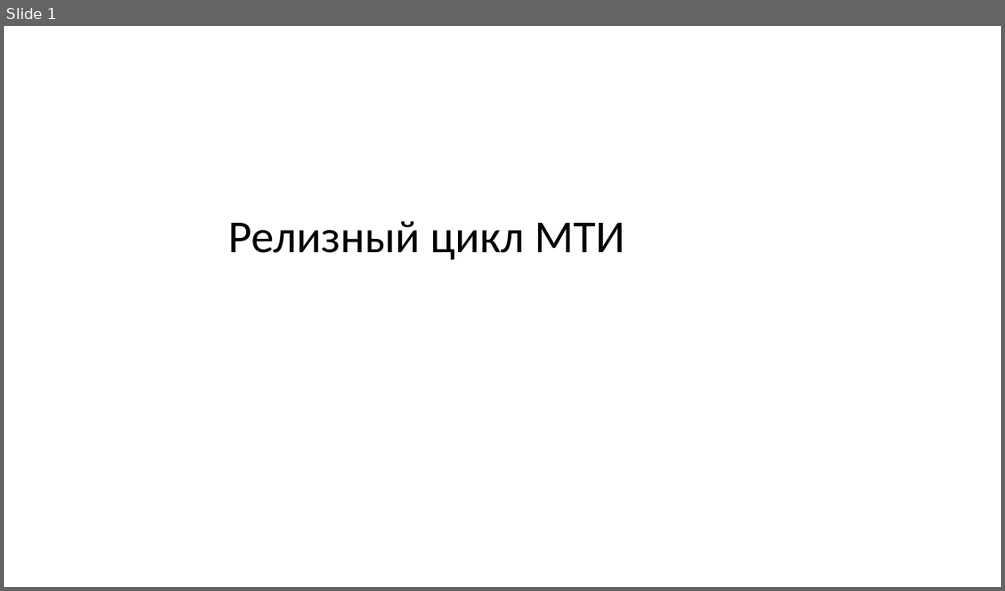
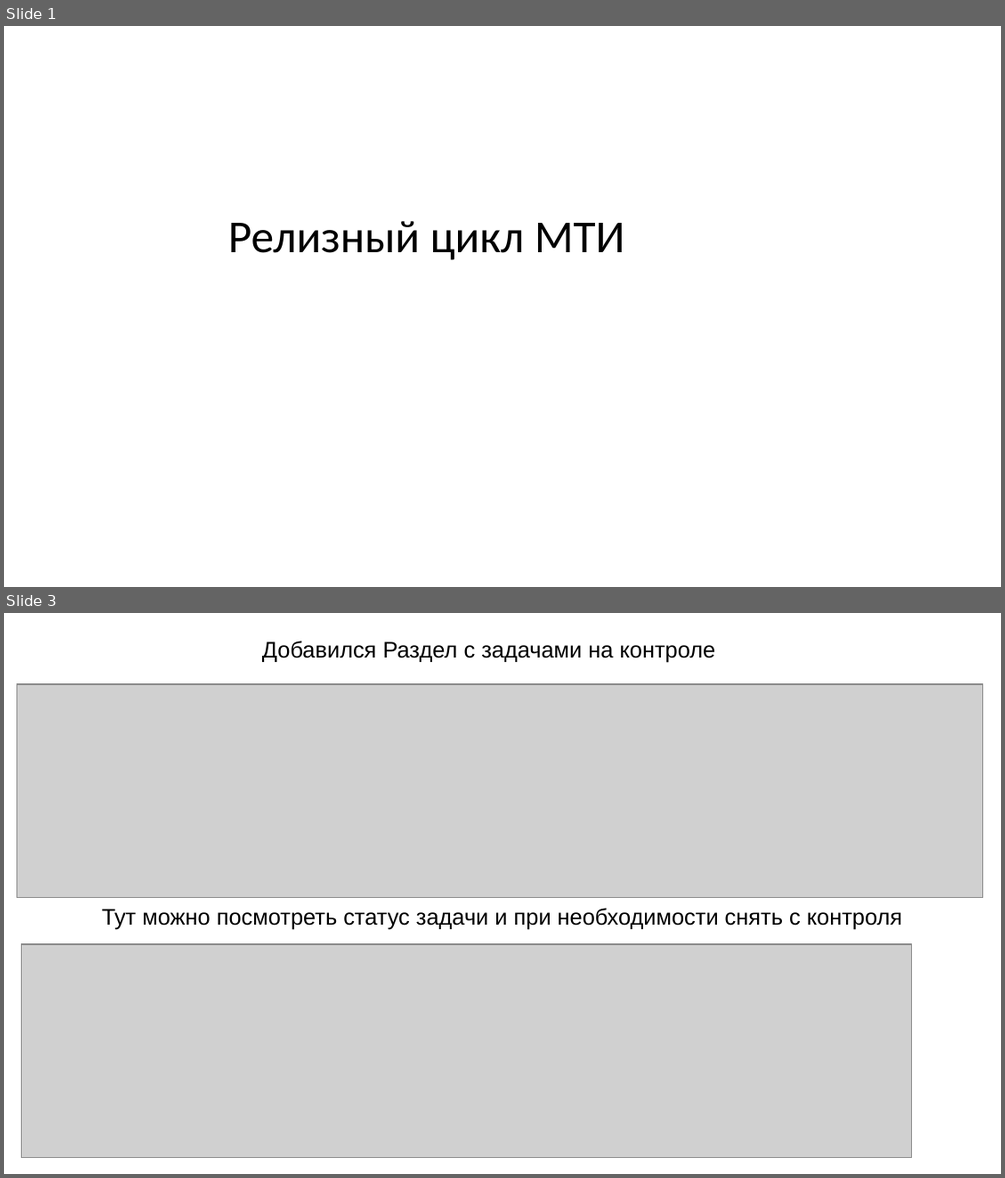
Before and after one commit to akharkov88/Project_Efim_new, a slide deck: Презентация с релизами.pptx. Shown one above the other, each under a label of ours: slide 1 before the commit, slides 1 and 3 after it; the slides between them are not shown. The pictures are 1005x591 and 1005x1178 pixels, drawn with LibreOffice and Linux fonts; fonts in the diff are those of the drawing; grey boxes stand for pictures. Boxes give left, top, right and bottom in pixels: in the first picture for what was removed or moved away, otherwise in the second. Text is boxed around its words. In the diff, an @@ line names an element or a change of style, - is before the commit and + after.

```diff
--- a/Презентация с релизами.pptx
+++ b/Презентация с релизами.pptx
@@ slide 3 added at <box>4,613,1001,1174</box>, background #FFFFFF @@
@@ text added at <box>262,641,716,662</box>, 18 pt, text #000000 @@
+Добавился Раздел с задачами на контроле
@@ picture added at <box>16,684,983,898</box> @@
@@ text added at <box>102,908,902,929</box>, 18 pt, text #000000 @@
+Тут можно посмотреть статус задачи и при необходимости снять с контроля
@@ picture added at <box>22,944,912,1158</box> @@
```
Also in this commit, not shown: 2 slides changed, 6 other slides added, 7 other files.
